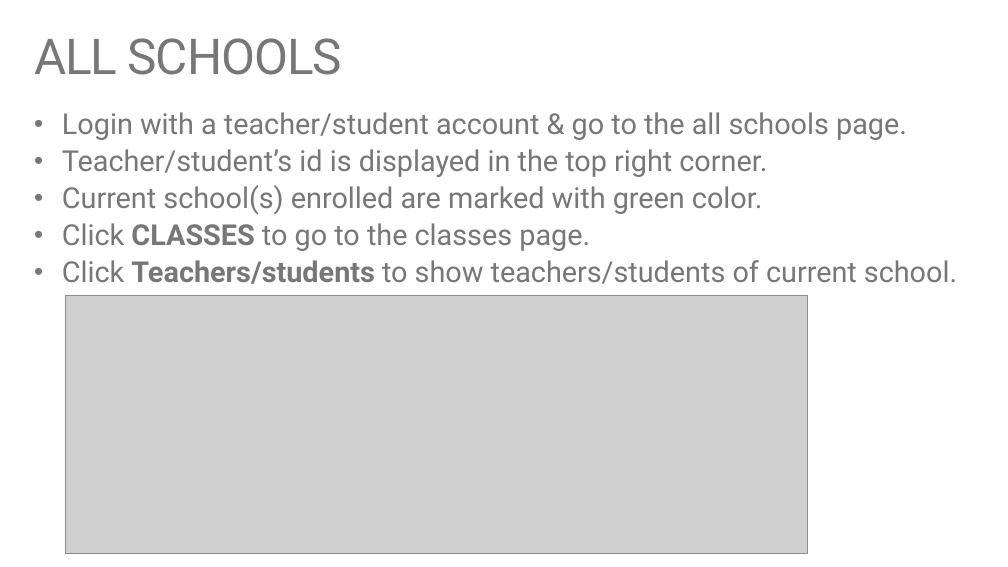
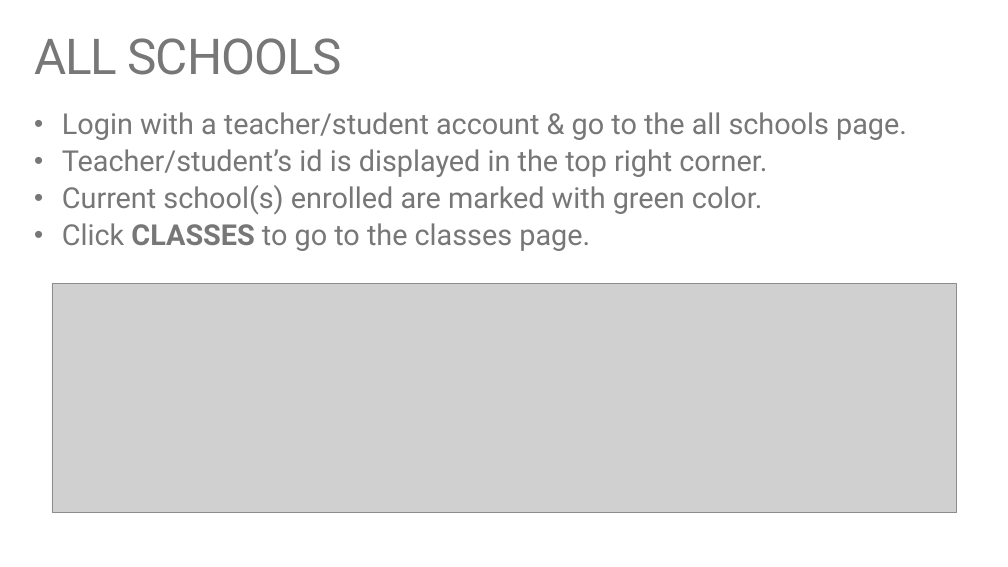
Before and after one commit to TylerLu/EDUGraphAPI, a slide deck: slide 34 of EDU GRAPH-API Demo Script.pptx. Drawn at 1008x567 pixels with LibreOffice and Linux fonts; fonts in the diff are those of the drawing; grey boxes stand for pictures. Boxes give left, top, right and bottom in pixels: in the first picture for what was removed or moved away, otherwise in the second. Text is boxed around its words. In the diff, an @@ line names an element or a change of style, - is before the commit and + after.

```diff
--- a/EDU GRAPH-API Demo Script.pptx
+++ b/EDU GRAPH-API Demo Script.pptx
@@ text at <box>62,260,957,284</box>: paragraph removed @@
-• Click Teachers/students to show teachers/students of current school.
@@ picture: place and size @@
-picture at <box>65,296,808,554</box>
+picture at <box>52,283,956,511</box>
```
Also in this commit, not shown: 5 other slides changed, 1 slide added, 2 slides removed, 7 other files.
